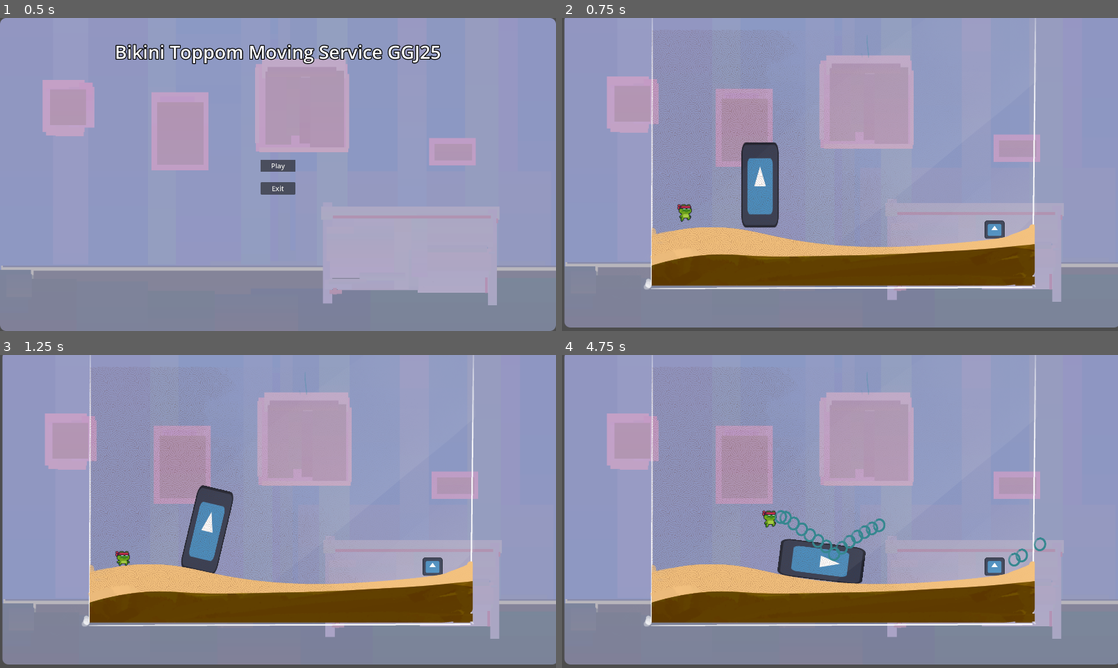
Above: before the commit, frames 1-4 (two rows, left to right).
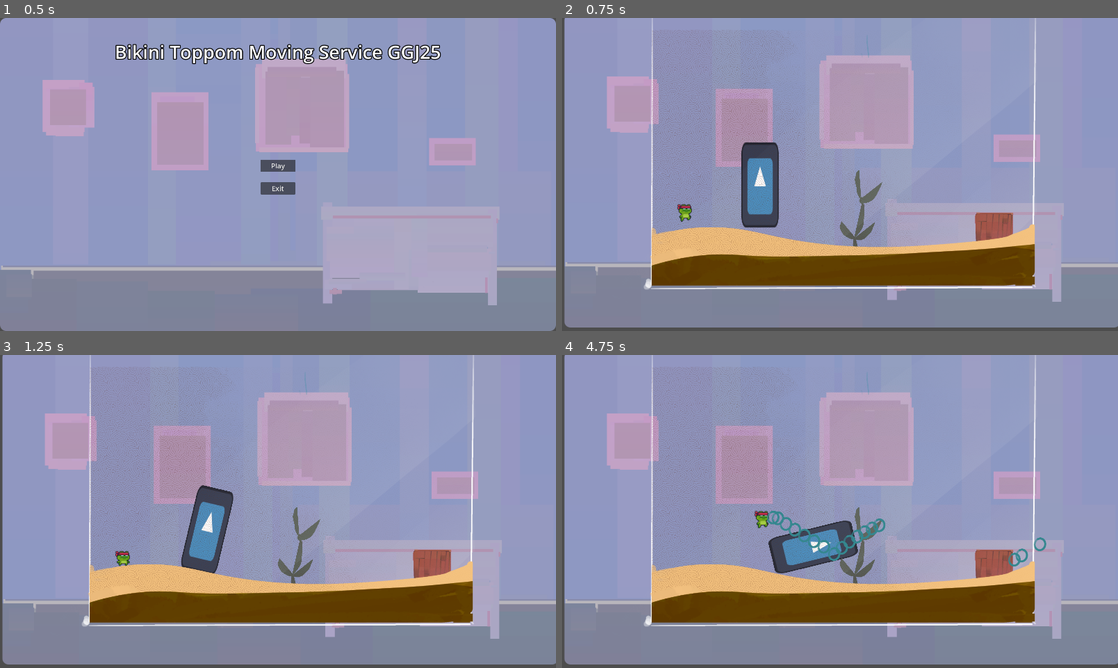
Above: after the commit, the same moments.

Repository: pR1smPrime/BikiniTop25
Game: Godot game, scene res://bikini_toppem_moving_service.tscn
Two runs of this game, one before a commit and one after it. Both use one fixed random seed, a clock stepped at 60 frames per second and the inputs below. The engine's default icon, where the game draws it, is replaced by a stand-in: a white triangle on a blue panel in a dark square.
Inputs (mouse positions are in pixels of both pictures, inside the frame that each line leads up to):
- Up to frame 1 (0.5 s): no input
- Up to frame 2 (0.75 s): click "Play" at 0.5 s
- Up to frame 3 (1.25 s): no input
- Up to frame 4 (4.75 s): move the mouse to (962, 495) at 1.27 s; press the mouse at (962, 495) at 1.28 s; hold D (right) 1.28-2.78 s; tap W (jump) at 1.52, 2.27, 3.77, 4.52 s; move the mouse to (728, 527) at 2.02 s; release the mouse at (728, 527) at 2.03 s; click (728, 527) at 2.1 s; move the mouse to (895, 442) at 2.77 s; press the mouse at (895, 442) at 2.78 s; hold A (left) 2.78-3.53 s; move the mouse to (812, 574) at 3.52 s; release the mouse at (812, 574) at 3.53 s; hold D (right) from 3.53 s (still down); click (812, 574) at 3.6 s; move the mouse to (1006, 558) at 4.27 s; press the mouse at (1006, 558) at 4.28 s

Frame 1 is identical in both runs. In frame 2, 1.0% of the frame differs, in the area x 50-82%, y 48-74%; in frame 3, 1.0%; in frame 4, 3.2%, in the area x 34-82%, y 48-74%.

Commit message:
added algae1

Diff:
--- /dev/null
+++ b/assets/objects/statics/static_algae_1.tscn
@@ -0,0 +1,14 @@
+[gd_scene load_steps=2 format=3 uid="uid://21vivdhncimr"]
+
+[ext_resource type="Texture2D" uid="uid://cjml0tka5cqct" path="res://assets/art/spritesEnvironment/tx_environment_plant01.png" id="1_oyvlw"]
+
+[node name="StaticAlgae1" type="Node2D"]
+
+[node name="rigidBodyAlgae1" type="StaticBody2D" parent="."]
+
+[node name="collisionAlgae1" type="CollisionPolygon2D" parent="rigidBodyAlgae1"]
+position = Vector2(0, 600)
+polygon = PackedVector2Array(1, -29, -57, -73, -45, -182, -84, -300, -89, -347, -79, -406, -153, -418, -212, -474, -248, -565, -222, -585, -217, -606, -71, -439, 17, -809, -18, -840, -1, -874, -48, -948, -47, -1024, -62, -1061, -47, -1168, -14, -1193, 19, -895, 57, -900, 255, -1064, 218, -957, 123, -838, 47, -809, 42, -565, -20, -464, 22, -476, 165, -596, 118, -471, 35, -398, -49, -391, 57, -7)
+
+[node name="spriteAlgae1" type="Sprite2D" parent="rigidBodyAlgae1"]
+texture = ExtResource("1_oyvlw")
--- a/scenes/levels/level1.tscn
+++ b/scenes/levels/level1.tscn
@@ -1,11 +1,12 @@
-[gd_scene load_steps=8 format=3 uid="uid://bf4s865kp8ukp"]
+[gd_scene load_steps=9 format=3 uid="uid://bf4s865kp8ukp"]
 
 [ext_resource type="PackedScene" uid="uid://bb7t2rtlp7sku" path="res://scenes/levels/groundBase.tscn" id="1_vw74y"]
-[ext_resource type="Texture2D" uid="uid://dxtnjbsugbqj3" path="res://icon.svg" id="3_4aldf"]
 [ext_resource type="PackedScene" uid="uid://hph0vdl7puii" path="res://scenes/player/player.tscn" id="3_anpl5"]
 [ext_resource type="Script" path="res://scenes/levels/area_2d.gd" id="3_ltqbu"]
+[ext_resource type="Texture2D" uid="uid://dox3lojsuus8g" path="res://assets/art/spritesObjects/texture_object_box.png" id="4_tpavk"]
 [ext_resource type="PackedScene" uid="uid://wio4kqqfaasv" path="res://scenes/movable/movable.tscn" id="5_hip1h"]
 [ext_resource type="Script" path="res://scenes/movable/movable.gd" id="6_n7tj6"]
+[ext_resource type="PackedScene" uid="uid://21vivdhncimr" path="res://assets/objects/statics/static_algae_1.tscn" id="7_d5j2w"]
 
 [sub_resource type="RectangleShape2D" id="RectangleShape2D_0x54r"]
 size = Vector2(70, 69)
@@ -21,20 +22,24 @@
 [node name="Camera2D" type="Camera2D" parent="."]
 position = Vector2(952, -524)
 
-[node name="Area2D" type="Area2D" parent="."]
+[node name="targetArea" type="Area2D" parent="."]
 script = ExtResource("3_ltqbu")
 
-[node name="CollisionShape2D" type="CollisionShape2D" parent="Area2D"]
+[node name="CollisionShape2D" type="CollisionShape2D" parent="targetArea"]
 position = Vector2(1485, -328.5)
 shape = SubResource("RectangleShape2D_0x54r")
 
-[node name="Sprite2D" type="Sprite2D" parent="Area2D"]
+[node name="Sprite2D" type="Sprite2D" parent="targetArea"]
 position = Vector2(1485.75, -333.5)
 scale = Vector2(0.535156, 0.492187)
-texture = ExtResource("3_4aldf")
+texture = ExtResource("4_tpavk")
 
 [node name="MovableObj" parent="." instance=ExtResource("5_hip1h")]
 position = Vector2(676, -413)
 script = ExtResource("6_n7tj6")
 
-[connection signal="body_entered" from="Area2D" to="Area2D" method="_on_body_entered"]
+[node name="algae1" parent="." instance=ExtResource("7_d5j2w")]
+position = Vector2(1022, -360)
+scale = Vector2(0.3, 0.3)
+
+[connection signal="body_entered" from="targetArea" to="targetArea" method="_on_body_entered"]
